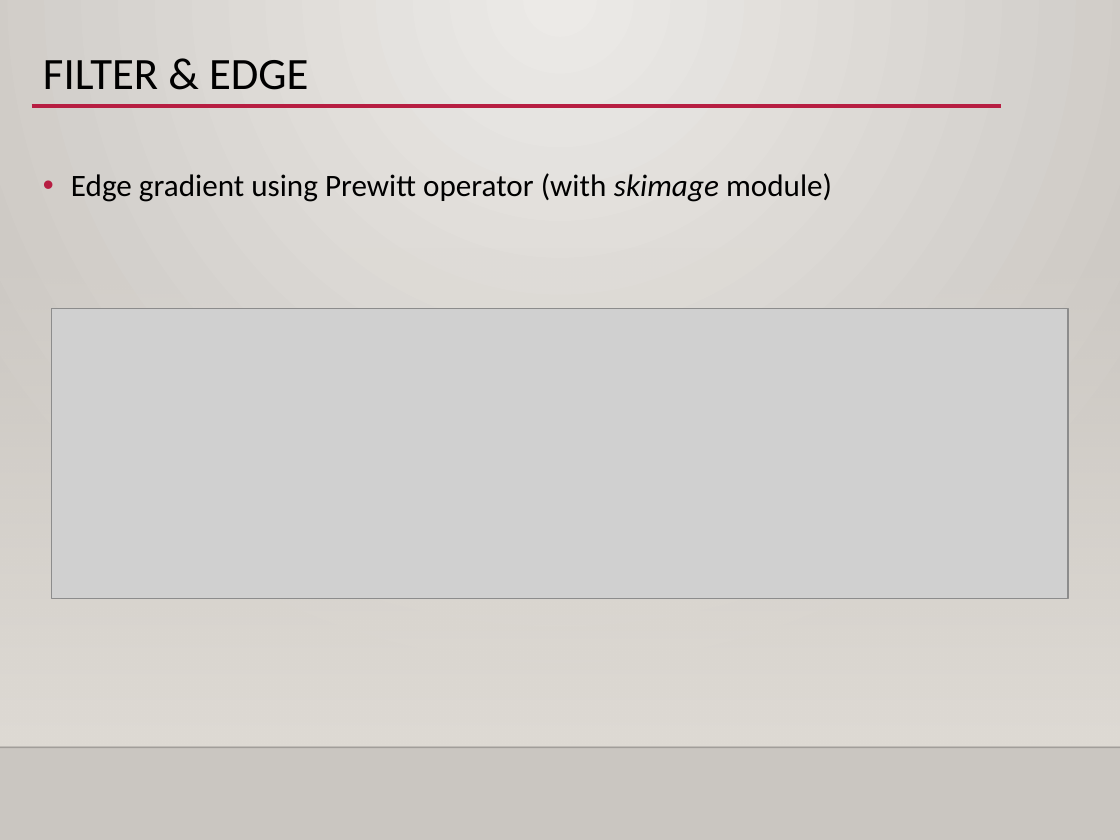
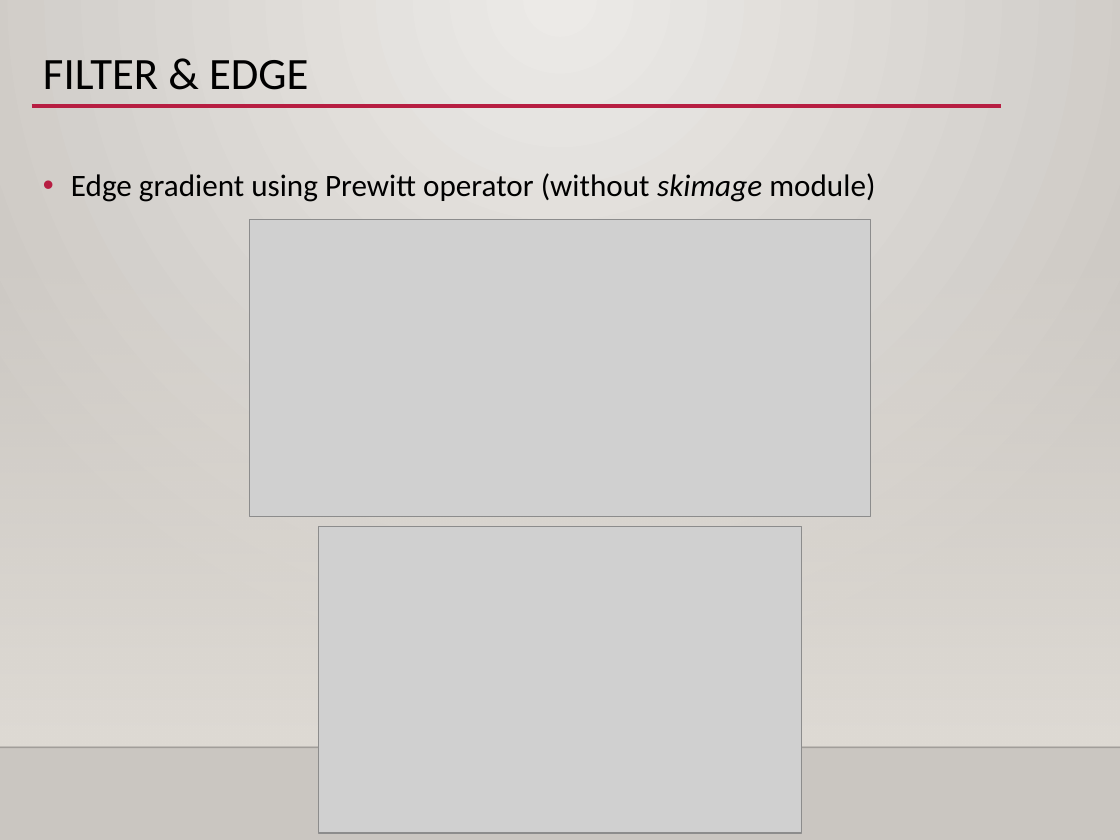
Before and after one commit to jelee2498/SDS, a slide deck: slide 7 of Day2/ex2-1_edge_detection/ex2-1_edge_detection.pptx (slide 10 before the commit). Drawn at 1120x840 pixels with LibreOffice and Linux fonts; fonts in the diff are those of the drawing; grey boxes stand for pictures; background and template pictures are left out. Boxes give left, top, right and bottom in pixels: in the first picture for what was removed or moved away, otherwise in the second. Text is boxed around its words. In the diff, an @@ line names an element or a change of style, - is before the commit and + after.

```diff
--- a/Day2/ex2-1_edge_detection/ex2-1_edge_detection.pptx
+++ b/Day2/ex2-1_edge_detection/ex2-1_edge_detection.pptx
@@ text at (x1=71, y1=173, x2=875, y2=202): text changed @@
-• Edge gradient using Prewitt operator (with skimage module)
+• Edge gradient using Prewitt operator (without skimage module)
@@ picture added at (x1=250, y1=220, x2=871, y2=516) @@
@@ picture removed at (x1=52, y1=309, x2=1067, y2=599) @@
@@ picture added at (x1=319, y1=526, x2=802, y2=833) @@
```
Also in this commit, not shown: 14 other slides changed, 7 slides added, 1 slide removed, 12 other files.
